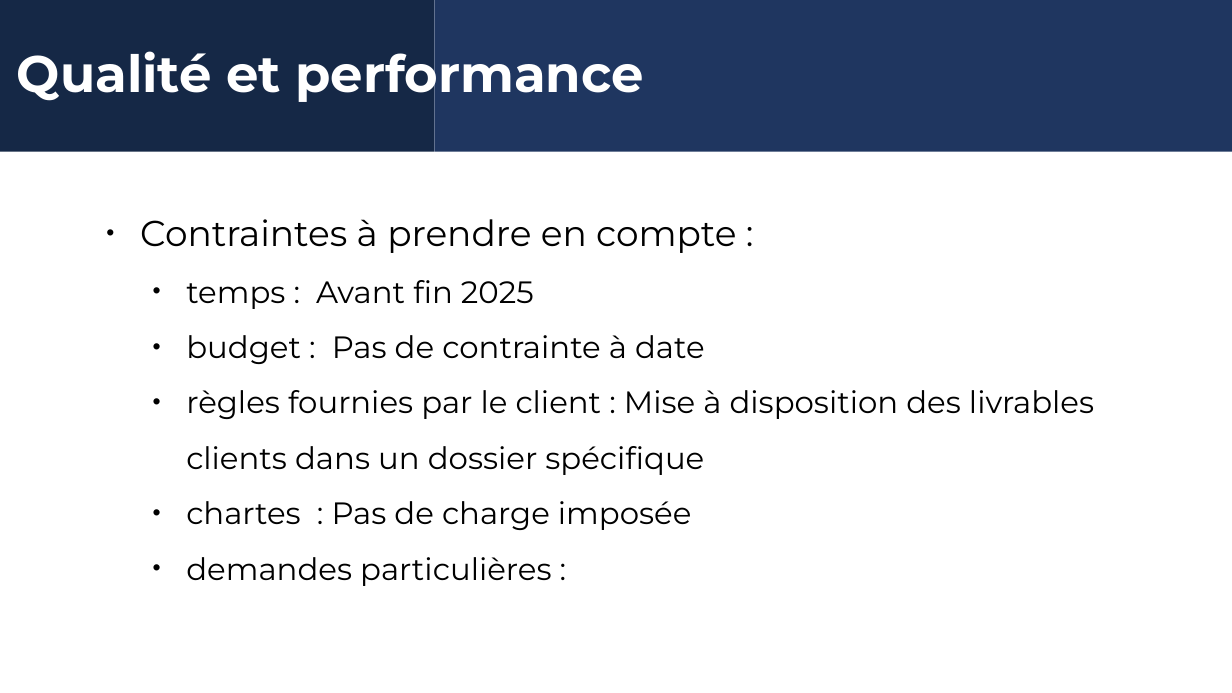
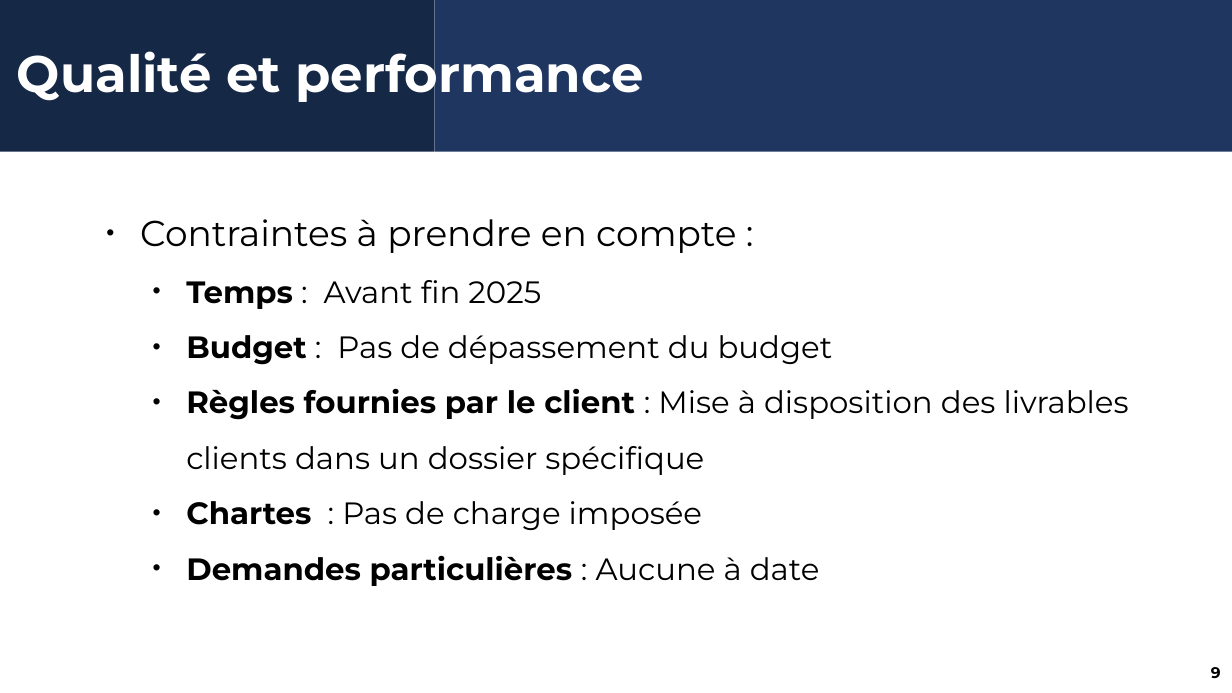
Before and after one commit to Rom1du62/rom1du62.github.io, a slide deck: slide 9 of Realisation_portfolio/Cahier des charges.pptx. Drawn at 1232x693 pixels with LibreOffice and Linux fonts; fonts in the diff are those of the drawing; background and template pictures are left out. Boxes give left, top, right and bottom in pixels: in the first picture for what was removed or moved away, otherwise in the second. Text is boxed around its words. In the diff, an @@ line names an element or a change of style, - is before the commit and + after.

Commit message:
Mise en place version finale

```diff
--- a/Realisation_portfolio/Cahier des charges.pptx
+++ b/Realisation_portfolio/Cahier des charges.pptx
@@ text at (186, 280, 1129, 586): text changed @@
-  • temps : Avant fin 2025
-  • budget : Pas de contrainte à date
-  • règles fournies par le client : Mise à disposition des livrables clients dans un dossier spécifique
-  • chartes : Pas de charge imposée
-  • demandes particulières :
+  • Temps : Avant fin 2025
+  • Budget : Pas de dépassement du budget
+  • Règles fournies par le client : Mise à disposition des livrables clients dans un dossier spécifique
+  • Chartes : Pas de charge imposée
+  • Demandes particulières : Aucune à date
@@ page number added at (1211, 667, 1221, 678), 12 pt, text #000000, bold @@
+9
```
Also in this commit, not shown: 9 other slides changed, 1 slide added, 4 other files.
